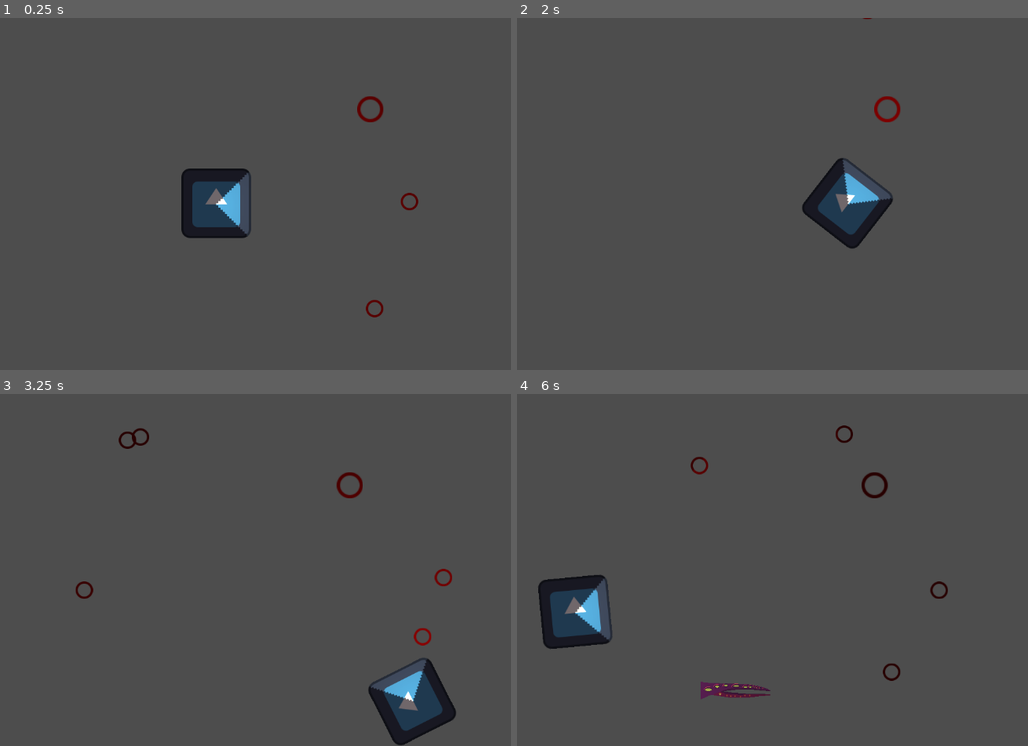
Above: before the commit, frames 1-4 (two rows, left to right).
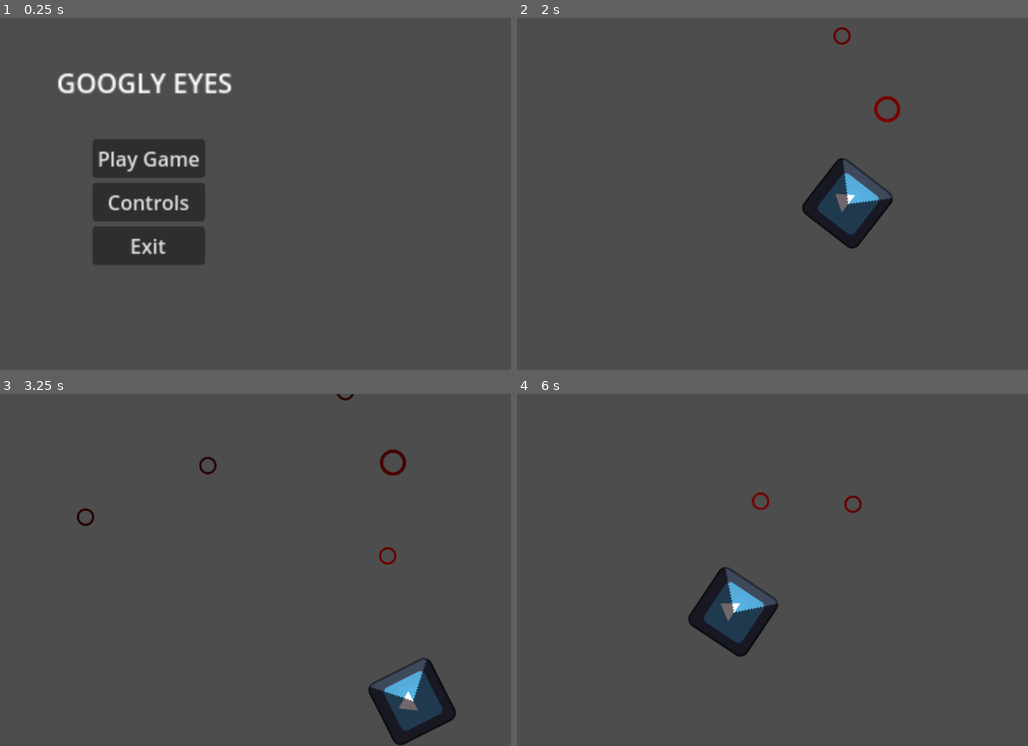
Above: after the commit, the same moments.

Repository: longhousedev/gamejam2024
Game: Godot game, scene res://UI/scene_manager.tscn
Same seed, same stepped clock (60 frames per second), same inputs: the game is played once before the commit and once after it. Before the commit the project starts from res://Levels/TestLevel.tscn. The engine's default icon, where the game draws it, is replaced by a stand-in: a white triangle on a blue panel in a dark square.
Inputs (mouse positions are in pixels of both pictures, inside the frame that each line leads up to):
- Up to frame 1 (0.25 s): no input
- Up to frame 2 (2 s): click (665, 158) at 0.5 s, where only the run after the commit has a clickable "Play Game"; move the mouse to (864, 176) at 1.27 s; hold D (move_right) from 1.28 s (still down); right-click (864, 176) at 1.35 s; tap Q (rotate_anticlock) at 1.55 s
- Up to frame 3 (3.25 s): move the mouse to (86, 587) at 2.02 s; release D (move_right) at 2.03 s; hold S (move_down) 2.03-2.78 s; tap Q (rotate_anticlock) at 2.1 s; tap E (rotate_clock) at 2.3, 2.85 s; move the mouse to (275, 492) at 2.77 s; hold D (move_right) from 2.78 s (still down); right-click (275, 492) at 3.05 s
- Up to frame 4 (6 s): move the mouse to (695, 640) at 3.52 s; release D (move_right) at 3.53 s; hold W (move_up) 3.53-4.28 s; right-click (695, 640) at 3.6 s; tap Q (rotate_anticlock) at 3.8, 4.35 s; move the mouse to (915, 622) at 4.27 s; hold A (move_left) 4.28-5.78 s; tap E (rotate_clock) at 4.55, 5.1 s; move the mouse to (537, 517) at 5.02 s; right-click (537, 517) at 5.3 s; move the mouse to (757, 570) at 5.77 s; hold S (move_down) from 5.78 s (still down); right-click (757, 570) at 5.85 s

The runs differ from the first frame. In frame 1, 9.4% of the frame differs, in the area x 11-82%, y 15-86%; in frame 2, less than 0.1%; in frame 3, 0.8%; in frame 4, 5.7%.
Error before the commit: Attempt to call function 'get_collider' in base 'null instance' on a null instance. (res://Scripts/player_movement.gd:37)

Commit message:
Player can no longer spin around whilst dead

Diff:
--- a/Scripts/player_movement.gd
+++ b/Scripts/player_movement.gd
@@ -11,17 +11,17 @@
 
 	# Get rotation
 	# First check if we are using the mouse or the keyboard for rotation
-	if Input.is_action_just_pressed("enable_mouse"):
-		mouse_enabled = !mouse_enabled
-	if mouse_enabled:
-		look_at(get_global_mouse_position())
-	else:
-		var rotate_direction = Input.get_axis("rotate_anticlock", "rotate_clock")
-		rotation += rotate_direction * ROTATION_SPEED * delta
+	if !dead:
+		if Input.is_action_just_pressed("enable_mouse"):
+			mouse_enabled = !mouse_enabled
+		if mouse_enabled:
+			look_at(get_global_mouse_position())
+		else:
+			var rotate_direction = Input.get_axis("rotate_anticlock", "rotate_clock")
+			rotation += rotate_direction * ROTATION_SPEED * delta
 
 	# Get the input direction and handle the movement/deceleration.
 	# As good practice, you should replace UI actions with custom gameplay actions.
-	if !dead:
 		var input_direction = Input.get_vector("move_left", "move_right", "move_up", "move_down")
 		velocity = input_direction * SPEED
 	else:
--- a/project.godot
+++ b/project.godot
@@ -11,7 +11,7 @@
 [application]
 
 config/name="GameJam2024"
-run/main_scene="res://Levels/TestLevel.tscn"
+run/main_scene="res://UI/scene_manager.tscn"
 config/features=PackedStringArray("4.2", "Forward Plus")
 config/icon="res://icon.svg"
 
